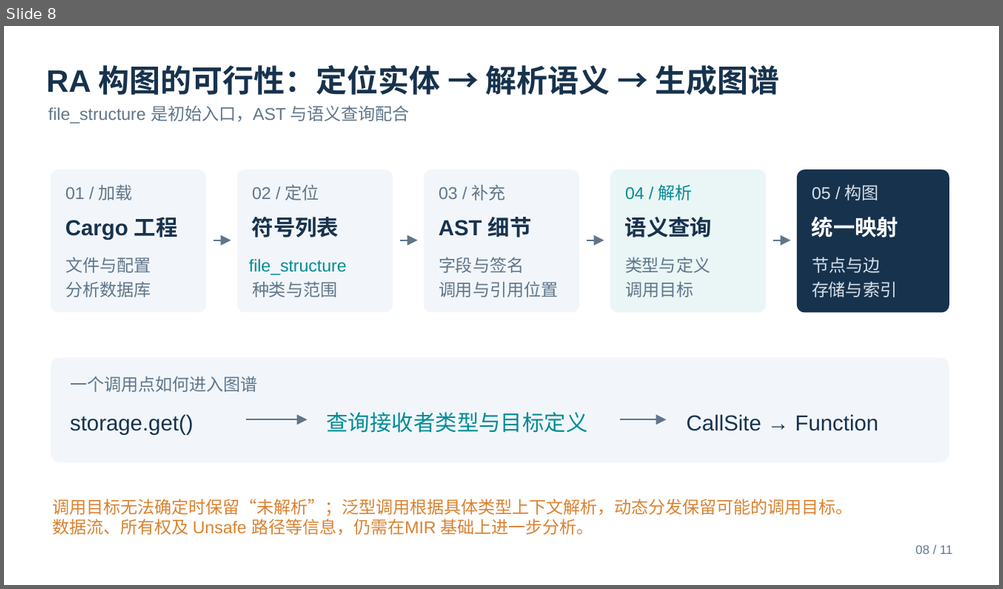
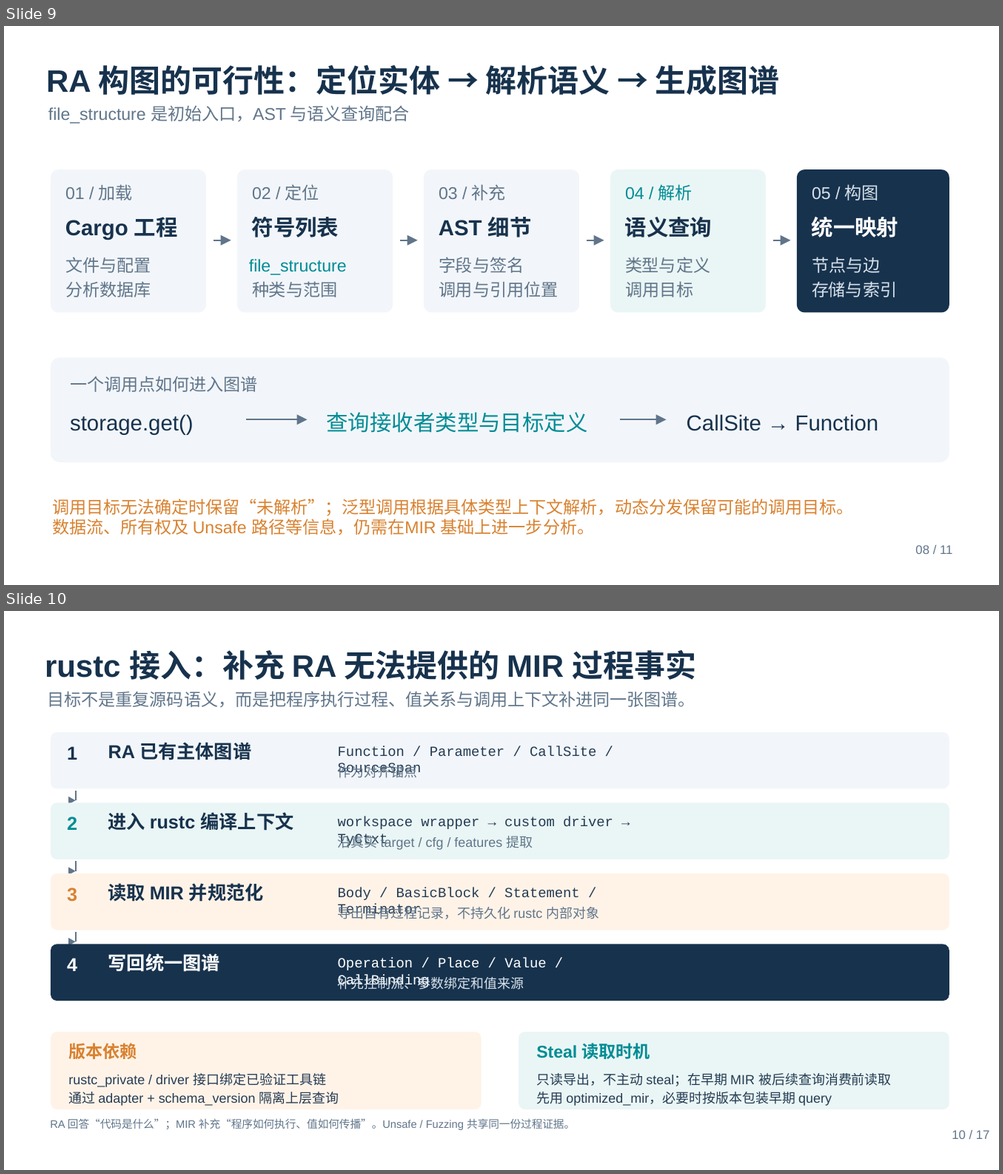
Before and after one commit to ichab/rk8s, a slide deck: Rust智能解析底座_汇报.pptx. Shown one above the other, each under a label of ours: slide 8 before the commit, slides 9 and 10 after it. The pictures are 1003x589 and 1003x1174 pixels, drawn with LibreOffice and Linux fonts; fonts in the diff are those of the drawing. Boxes give left, top, right and bottom in pixels: in the first picture for what was removed or moved away, otherwise in the second. Text is boxed around its words. In the diff, an @@ line names an element or a change of style, - is before the commit and + after.

```diff
--- a/Rust智能解析底座_汇报.pptx
+++ b/Rust智能解析底座_汇报.pptx
@@ slide 10 added at (4, 611, 999, 1170), background #FFFFFF @@
@@ text added at (45, 650, 697, 680), 30 pt, text #17324D, bold @@
+rustc 接入：补充 RA 无法提供的 MIR 过程事实
@@ text added at (48, 691, 694, 707), 16.5 pt, text #60758A @@
+目标不是重复源码语义，而是把程序执行过程、值关系与调用上下文补进同一张图谱。
@@ group added at (51, 732, 948, 789): 4 texts, 1 rounded rectangle @@
+1
+RA 已有主体图谱
+Function / Parameter / CallSite / SourceSpan
+作为对齐锚点
@@ freeform shape added at (68, 797, 75, 804), fill #60758A @@
@@ freeform shape added at (76, 791, 77, 801), outline #60758A 1.5 pt @@
@@ group added at (51, 803, 948, 860): 4 texts, 1 rounded rectangle @@
+2
+进入 rustc 编译上下文
+workspace wrapper → custom driver → TyCtxt
+沿真实 target / cfg / features 提取
@@ freeform shape added at (68, 868, 75, 875), fill #60758A @@
@@ freeform shape added at (76, 861, 77, 871), outline #60758A 1.5 pt @@
@@ group added at (51, 874, 948, 931): 4 texts, 1 rounded rectangle @@
+3
+读取 MIR 并规范化
+Body / BasicBlock / Statement / Terminator
+导出自有过程记录，不持久化 rustc 内部对象
@@ freeform shape added at (68, 939, 75, 946), fill #60758A @@
@@ freeform shape added at (76, 932, 77, 943), outline #60758A 1.5 pt @@
@@ group added at (51, 945, 948, 1001): 4 texts, 1 rounded rectangle @@
+4
+写回统一图谱
+Operation / Place / Value / CallBinding
+补充控制流、参数绑定和值来源
@@ rounded rectangle added at (51, 1033, 481, 1111), fill #FFF3E8 @@
@@ text added at (68, 1043, 136, 1059), 16.5 pt, text #D88230, bold @@
+版本依赖
@@ rounded rectangle added at (519, 1033, 949, 1111), fill #EAF6F5 @@
@@ text added at (536, 1043, 650, 1059), 16.5 pt, text #008C95, bold @@
+Steal 读取时机
@@ text added at (68, 1073, 339, 1106), 12.8 pt, text #243B53 @@
+rustc_private / driver 接口绑定已验证工具链
+通过 adapter + schema_version 隔离上层查询
@@ text added at (537, 1073, 891, 1106), 12.8 pt, text #243B53 @@
+只读导出，不主动 steal；在早期 MIR 被后续查询消费前读取
+先用 optimized_mir，必要时按版本包装早期 query
@@ text added at (50, 1119, 575, 1130), 10.5 pt, text #60758A @@
+RA 回答“代码是什么”；MIR 补充“程序如何执行、值如何传播”。Unsafe / Fuzzing 共享同一份过程证据。
@@ text added at (951, 1130, 990, 1139), 12 pt, text #60758A @@
+10 / 17
@@ what was slide 8 is now slide 9 @@
```
Also in this commit, not shown: 3 slides changed, 4 other slides added, 1 slide removed.
